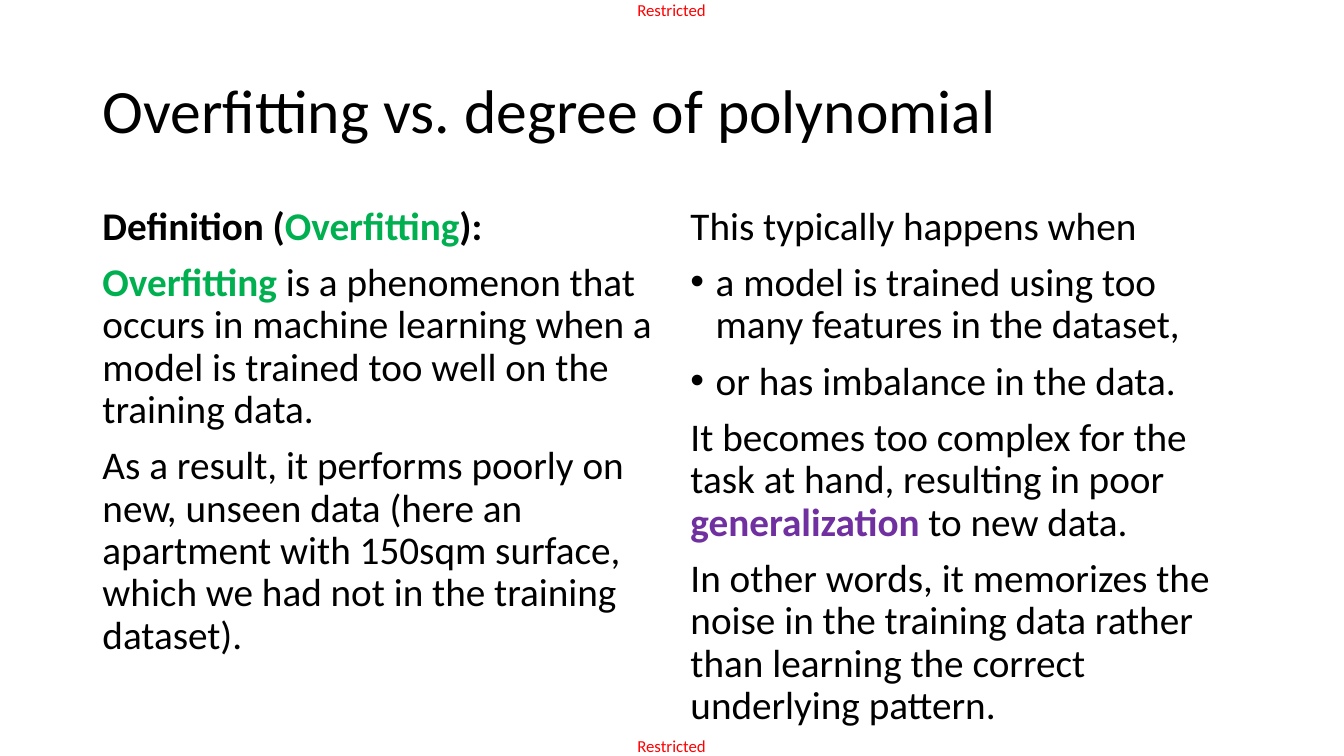
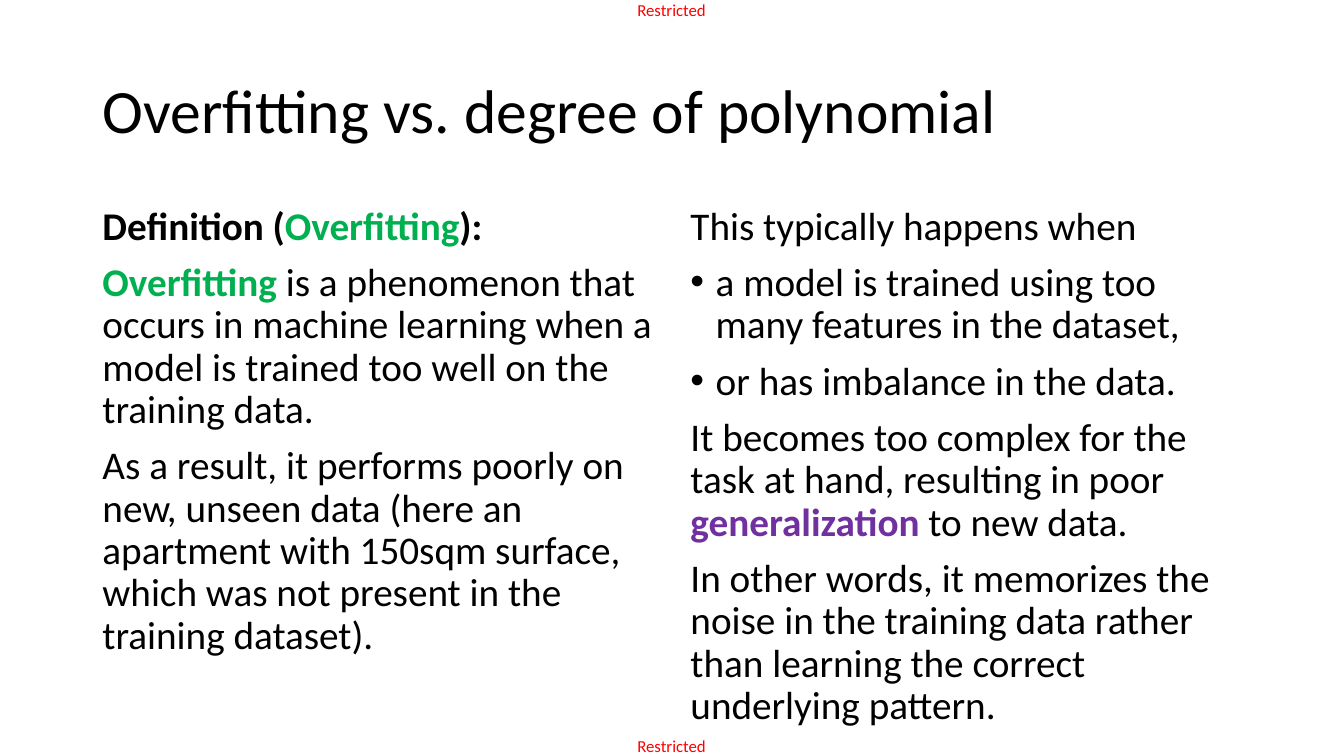
Before and after one commit to matthieudemari/SUTD_DL_50_039, a slide deck: slide 21 of W1/2. W1S2 final/W1S2.pptx (slide 22 before the commit). Drawn at 1344x756 pixels with LibreOffice and Linux fonts; fonts in the diff are those of the drawing. Boxes give left, top, right and bottom in pixels: in the first picture for what was removed or moved away, otherwise in the second. Text is boxed around its words. In the diff, an @@ line names an element or a change of style, - is before the commit and + after.

```diff
--- a/W1/2. W1S2 final/W1S2.pptx
+++ b/W1/2. W1S2 final/W1S2.pptx
@@ text at (102, 451, 624, 656): text changed @@
-As a result, it performs poorly on new, unseen data (here an apartment with 150sqm surface, which we had not in the training dataset).
+As a result, it performs poorly on new, unseen data (here an apartment with 150sqm surface, which was not present in the training dataset).
```
Also in this commit, not shown: 12 other slides changed, 1 slide added, 1 slide removed, 8 other files.
